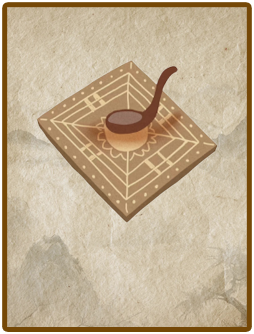
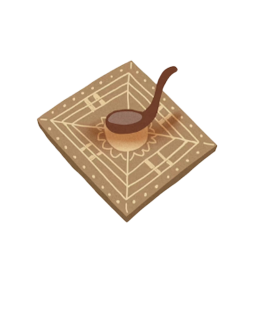
Two versions of the same layered image (w=254, h=334). Layer-by-layer changes:
hid "图层 2" over <box>7,7,247,327</box>
